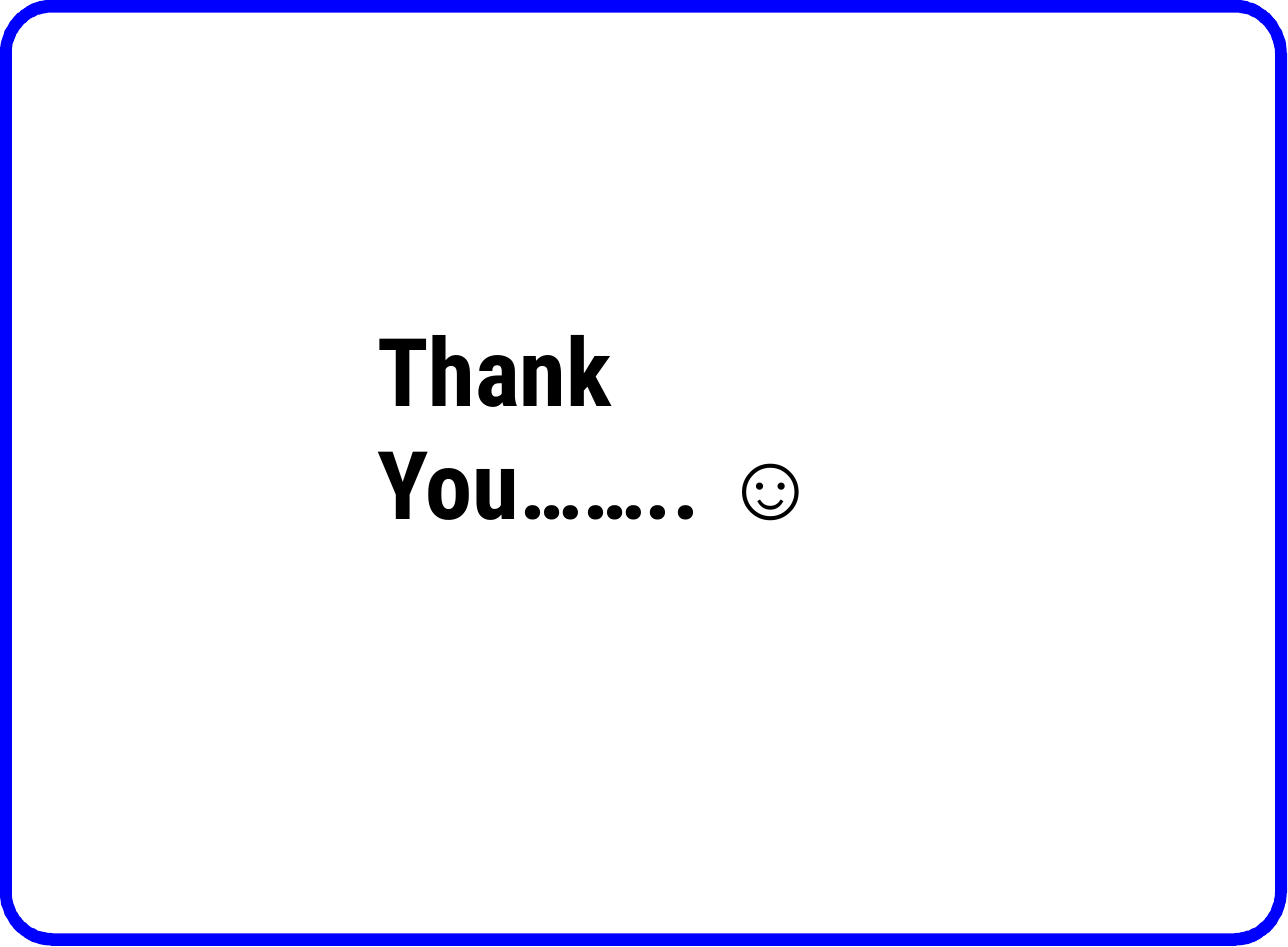
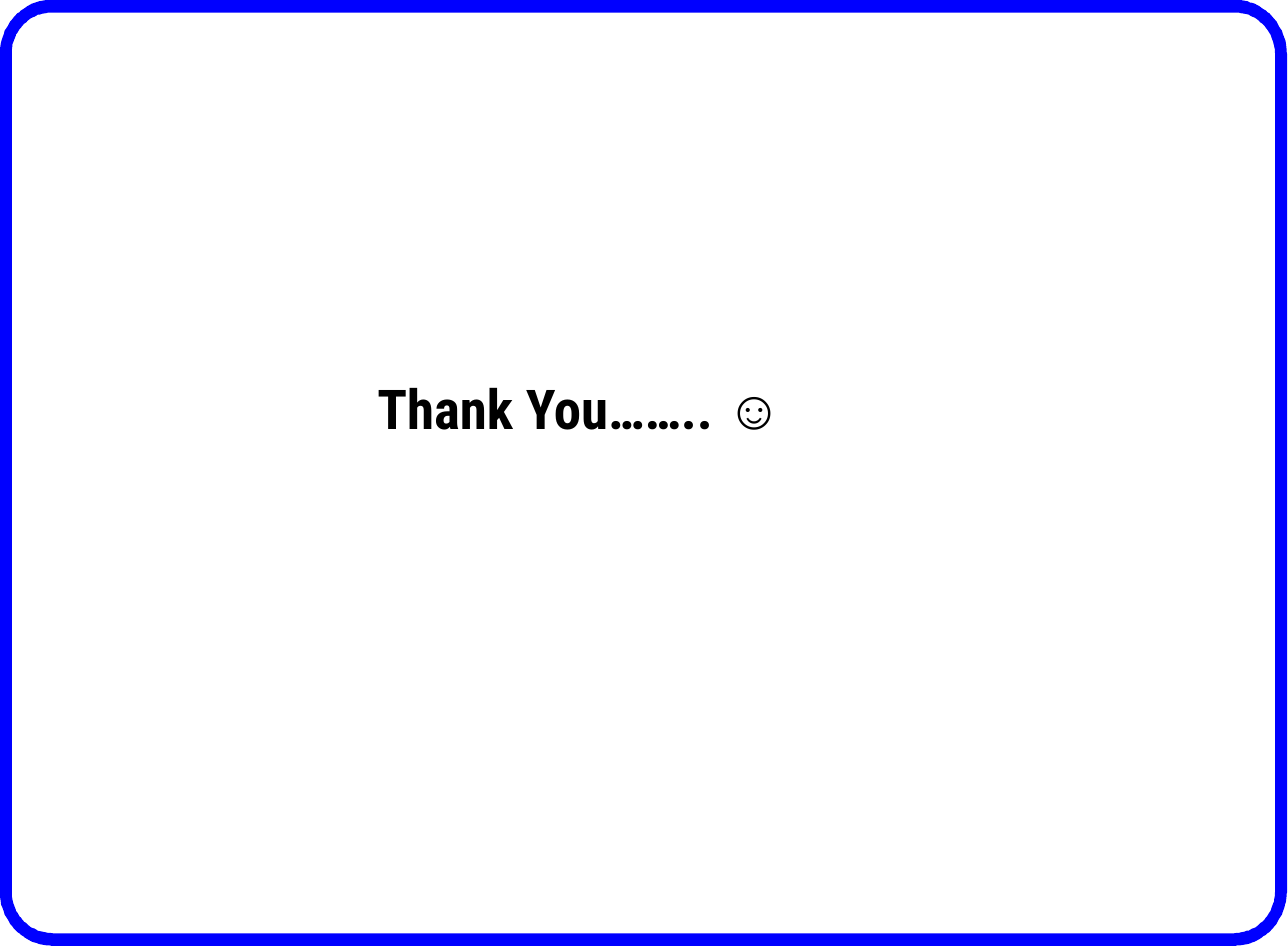
Before and after one commit to paree0510/majorproject, a slide deck: slide 19 of 2nd phase.ppt. Drawn at 1288x947 pixels with LibreOffice and Linux fonts; fonts in the diff are those of the drawing; background and template pictures are left out. Boxes give left, top, right and bottom in pixels: in the first picture for what was removed or moved away, otherwise in the second. Text is boxed around its words. In the diff, an @@ line names an element or a change of style, - is before the commit and + after.

```diff
--- a/2nd phase.ppt
+++ b/2nd phase.ppt
@@ text "Thank You…….. ☺" at (377,387,713,430): now subscript @@
```
Also in this commit, not shown: 4 other slides changed, 2 other files.
